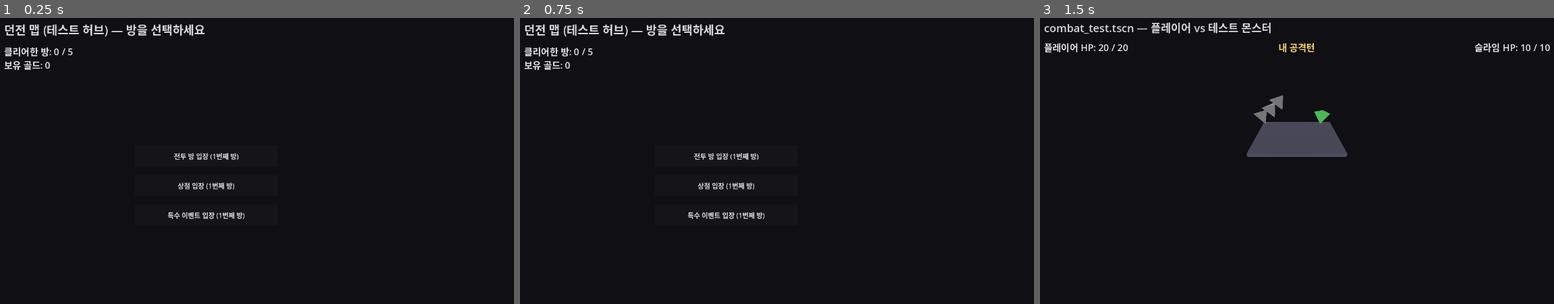
Above: before the commit, frames 1-3 (left to right).
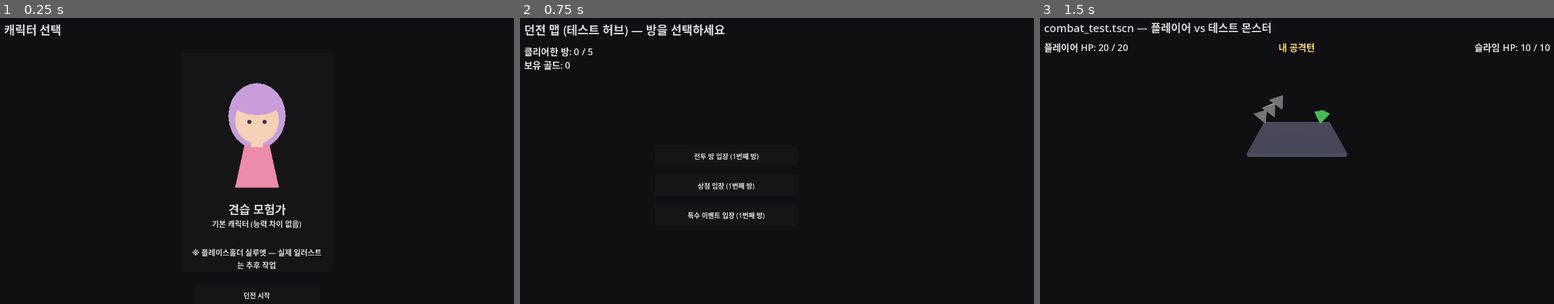
Above: after the commit, the same moments.

Repository: YGseok/ProjectD
Game: Godot game, scene res://scenes/character_select.tscn
Same seed, same stepped clock (60 frames per second), same inputs: the game is played once before the commit and once after it. Before the commit the project starts from res://scenes/dungeon_map.tscn.
Inputs (mouse positions are in pixels of both pictures, inside the frame that each line leads up to):
- Up to frame 1 (0.25 s): no input
- Up to frame 2 (0.75 s): click (777, 295) at 0.5 s, where only the run after the commit has a clickable "던전 시작"
- Up to frame 3 (1.5 s): click "전투 방 입장 (1번째 방)" at 1.25 s

The runs differ from the first frame. In frame 1, 5.5% of the frame differs, in the area x 0-63%, y 2-99%; in frame 2, nothing differs; in frame 3, nothing differs.

Commit message:
feat: 던전 입장 전 캐릭터 선택 화면 추가 (플레이스홀더 실루엣)
INBOX.md 지시("던전 입장 시 캐릭터 선택, 슬더스와 유사 / 일단은 능력 없는
기본 캐릭터, 이쁘장한 여캐 하나 디자인")를 반영. scenes/character_select.tscn
(+.gd)을 새 main_scene으로 추가하고 "던전 시작" 버튼으로 RunState.reset_run()
후 dungeon_map으로 진입하는 흐름을 완성. 실제 일러스트 대신
character_portrait_placeholder.gd가 _draw()로 그리는 도형 실루엣을 임시로
사용하고, 화면에도 플레이스홀더임을 명시(사람이 최종 아트로 교체 필요).

Diff:
--- a/project.godot
+++ b/project.godot
@@ -6,7 +6,7 @@
 [application]
 
 config/name="ProjectD"
-run/main_scene="res://scenes/dungeon_map.tscn"
+run/main_scene="res://scenes/character_select.tscn"
 config/features=PackedStringArray("4.3", "Forward Plus")
 
 [autoload]
--- /dev/null
+++ b/scenes/character_portrait_placeholder.gd
@@ -0,0 +1,39 @@
+extends Node2D
+## 캐릭터 초상화 플레이스홀더 (실제 일러스트 에셋이 생기기 전까지 임시로 쓰는
+## 도형 조립 실루엣). `_draw()`로 그려서 별도 이미지 파일이 필요 없다.
+## 여캐 실루엣(단발머리 + 원피스)을 최소한의 색 구성(살구색 피부, 라벤더 머리,
+## 분홍 원피스)으로 표현 — "이쁘장한 여캐"라는 지시의 방향성만 표시하는 스케치용.
+
+const SKIN_COLOR := Color(0.96, 0.82, 0.72)
+const HAIR_COLOR := Color(0.78, 0.62, 0.86)
+const DRESS_COLOR := Color(0.92, 0.55, 0.66)
+const EYE_COLOR := Color(0.25, 0.2, 0.3)
+
+
+func _draw() -> void:
+	# 머리카락 뒷부분 (얼굴보다 넓은 타원형 블롭)
+	draw_colored_polygon(_ellipse_points(Vector2(0, -30), 68, 78), HAIR_COLOR)
+	# 얼굴 (원)
+	draw_colored_polygon(_ellipse_points(Vector2(0, -20), 52, 56), SKIN_COLOR)
+	# 앞머리 (얼굴 위쪽을 가리는 작은 타원)
+	draw_colored_polygon(_ellipse_points(Vector2(0, -58), 54, 26), HAIR_COLOR)
+	# 눈 두 개
+	draw_circle(Vector2(-18, -16), 5, EYE_COLOR)
+	draw_circle(Vector2(18, -16), 5, EYE_COLOR)
+	# 몸통 / 원피스 (사다리꼴)
+	var dress := PackedVector2Array([
+		Vector2(-30, 40), Vector2(30, 40), Vector2(52, 140), Vector2(-52, 140),
+	])
+	draw_colored_polygon(dress, DRESS_COLOR)
+	# 목/어깨 연결부 (피부색 작은 사각형)
+	draw_colored_polygon(PackedVector2Array([
+		Vector2(-14, 30), Vector2(14, 30), Vector2(14, 44), Vector2(-14, 44),
+	]), SKIN_COLOR)
+
+
+func _ellipse_points(center: Vector2, radius_x: float, radius_y: float, segments: int = 24) -> PackedVector2Array:
+	var pts := PackedVector2Array()
+	for i in range(segments):
+		var angle := TAU * float(i) / float(segments)
+		pts.append(center + Vector2(cos(angle) * radius_x, sin(angle) * radius_y))
+	return pts
--- /dev/null
+++ b/scenes/character_select.gd
@@ -0,0 +1,28 @@
+extends Node2D
+## 캐릭터 선택 화면 (1차 버전).
+##
+## INBOX.md 피드백("던전에 입장하면, 플레이어블 캐릭터를 선택해야한다. 슬더스와
+## 유사" + "일단은 능력 없는 기본 캐릭터. 이쁘장한 여캐 하나 디자인한다")을 반영한
+## 최소 구현. 실제 일러스트 에셋은 없어서(아트 파이프라인 필요, 사람 확인 대기 —
+## docs/STATUS.md 다음 할 일 큐 참고) 도형으로 조립한 플레이스홀더 실루엣을 대신
+## 보여준다. 능력 차별화가 없는 캐릭터 1종뿐이라 선택지는 하나지만, 나중에 캐릭터가
+## 늘어날 것을 감안해 "카드 하나 + 시작 버튼" 구조로 만들어 둠.
+##
+## 흐름: 이 화면이 project.godot의 main_scene이 됨 -> "던전 시작" 버튼 ->
+## RunState.reset_run()으로 새 런 시작 -> dungeon_map.tscn.
+
+@onready var start_button: Button = $StartButton
+
+
+func _ready() -> void:
+	start_button.pressed.connect(_on_start_pressed)
+
+
+func _on_start_pressed() -> void:
+	RunState.reset_run()
+	get_tree().change_scene_to_file("res://scenes/dungeon_map.tscn")
+
+
+## QA 전용: 클릭을 흉내낼 수 없는 자동 스크린샷에서 버튼 동작을 검증하기 위한 래퍼.
+func _debug_start_run() -> void:
+	_on_start_pressed()
--- /dev/null
+++ b/scenes/character_select.tscn
@@ -0,0 +1,74 @@
+[gd_scene load_steps=5 format=3 uid="uid://qa_character_select"]
+
+[ext_resource type="Script" path="res://scenes/character_select.gd" id="1_script"]
+[ext_resource type="Script" path="res://scenes/character_portrait_placeholder.gd" id="2_portrait"]
+
+[sub_resource type="LabelSettings" id="LabelSettings_title"]
+font_size = 28
+font_color = Color(0.85, 0.85, 0.85, 1)
+
+[sub_resource type="LabelSettings" id="LabelSettings_body"]
+font_size = 18
+font_color = Color(0.85, 0.85, 0.85, 1)
+
+[node name="CharacterSelect" type="Node2D"]
+script = ExtResource("1_script")
+
+[node name="Background" type="ColorRect" parent="."]
+offset_right = 1280.0
+offset_bottom = 720.0
+color = Color(0.06, 0.06, 0.08, 1)
+
+[node name="Title" type="Label" parent="."]
+offset_left = 40.0
+offset_top = 24.0
+offset_right = 1240.0
+offset_bottom = 60.0
+text = "캐릭터 선택"
+label_settings = SubResource("LabelSettings_title")
+
+[node name="CardPanel" type="Panel" parent="."]
+offset_left = 460.0
+offset_top = 100.0
+offset_right = 820.0
+offset_bottom = 620.0
+
+[node name="Portrait" type="Node2D" parent="CardPanel"]
+position = Vector2(180, 180)
+script = ExtResource("2_portrait")
+
+[node name="NameLabel" type="Label" parent="CardPanel"]
+offset_left = 20.0
+offset_top = 350.0
+offset_right = 340.0
+offset_bottom = 384.0
+text = "견습 모험가"
+horizontal_alignment = 1
+label_settings = SubResource("LabelSettings_title")
+
+[node name="DescLabel" type="Label" parent="CardPanel"]
+offset_left = 20.0
+offset_top = 392.0
+offset_right = 340.0
+offset_bottom = 450.0
+text = "기본 캐릭터 (능력 차이 없음)"
+horizontal_alignment = 1
+autowrap_mode = 2
+label_settings = SubResource("LabelSettings_body")
+
+[node name="PlaceholderNoteLabel" type="Label" parent="CardPanel"]
+offset_left = 20.0
+offset_top = 460.0
+offset_right = 340.0
+offset_bottom = 500.0
+text = "※ 플레이스홀더 실루엣 — 실제 일러스트는 추후 작업"
+horizontal_alignment = 1
+autowrap_mode = 2
+label_settings = SubResource("LabelSettings_body")
+
+[node name="StartButton" type="Button" parent="."]
+offset_left = 490.0
+offset_top = 650.0
+offset_right = 790.0
+offset_bottom = 700.0
+text = "던전 시작"
Not shown, added: scenes/character_portrait_placeholder.gd.uid
Not shown, added: scenes/character_select.gd.uid
Not shown, changed: docs/STATUS.md
Not shown, changed: docs/feedback/INBOX.md
